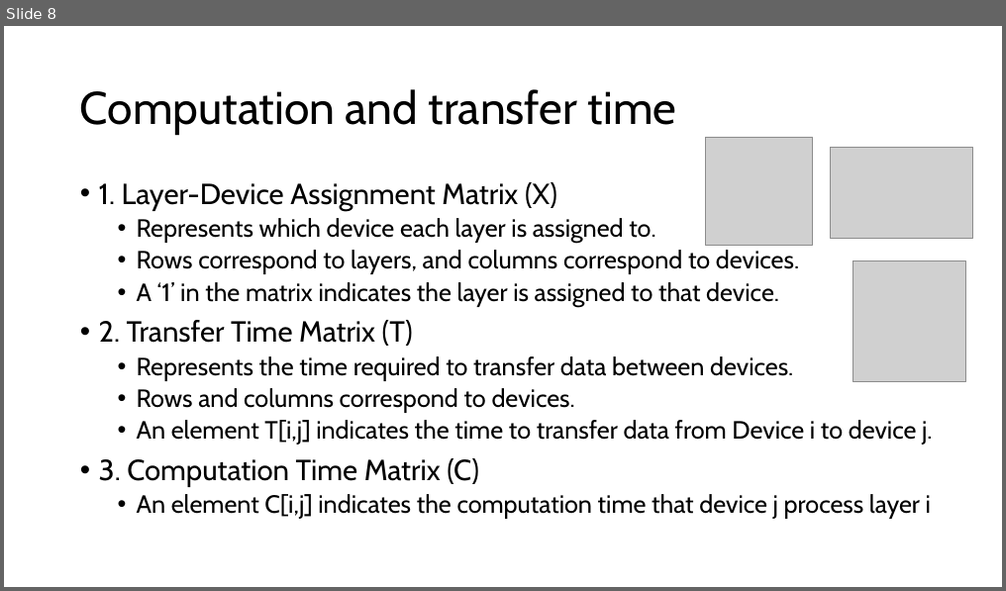
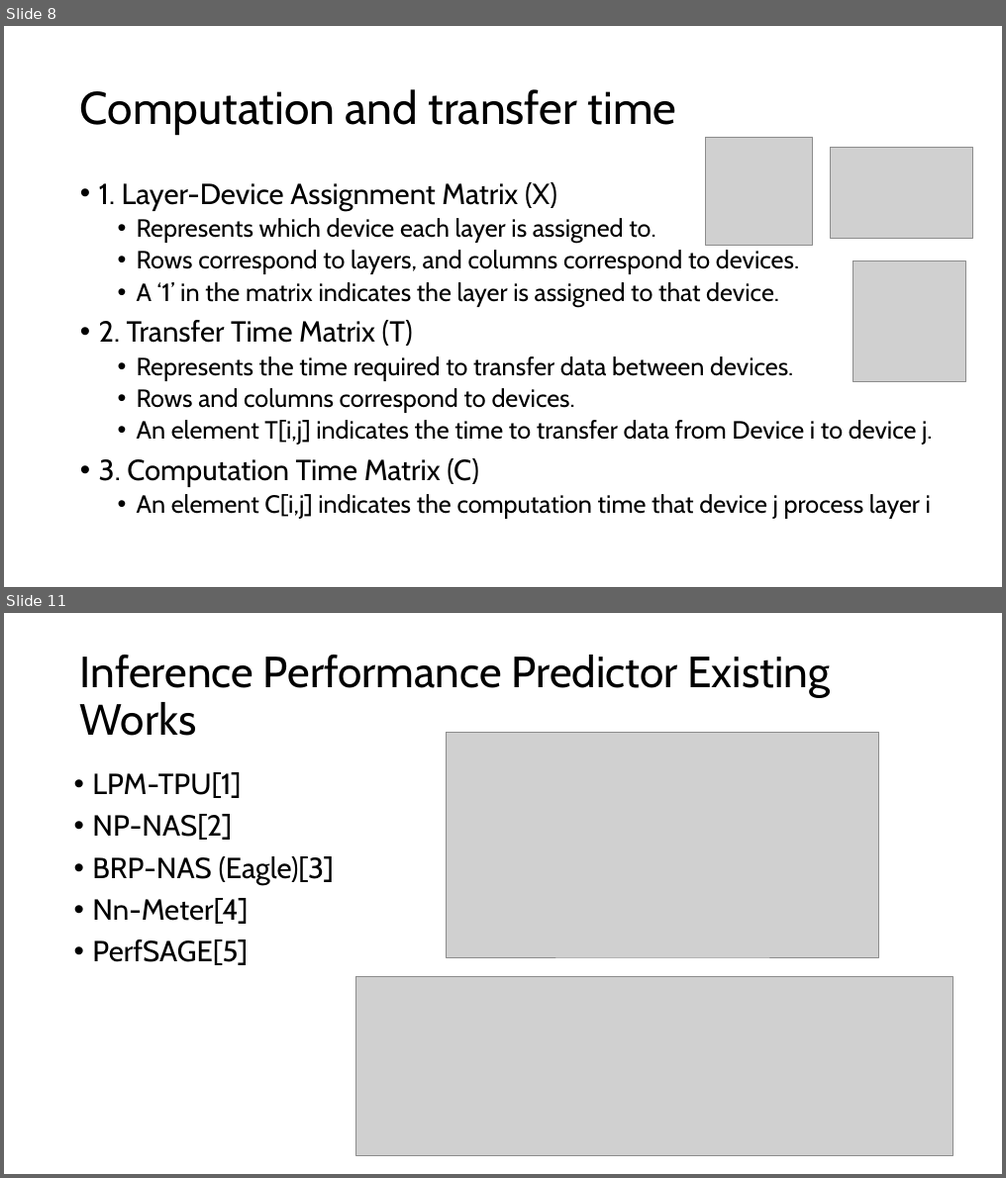
Before and after one commit to GXG-CS/on_device_learning, a slide deck: micro-network-project.pptx. Shown one above the other, each under a label of ours: slide 8 before the commit, slides 8 and 11 after it; the slides between them are not shown. The pictures are 1006x591 and 1006x1178 pixels, drawn with LibreOffice and Linux fonts; fonts in the diff are those of the drawing; grey boxes stand for pictures. Boxes give left, top, right and bottom in pixels: in the first picture for what was removed or moved away, otherwise in the second. Text is boxed around its words. In the diff, an @@ line names an element or a change of style, - is before the commit and + after.

Commit message:
tinymlPerf

```diff
--- a/micro-network-project.pptx
+++ b/micro-network-project.pptx
@@ slide 11 added at (x1=4, y1=613, x2=1002, y2=1174), background #FFFFFF @@
@@ title added at (x1=80, y1=655, x2=831, y2=736), 42 pt, text #000000 @@
+Inference Performance Predictor Existing Works
@@ picture added at (x1=447, y1=732, x2=879, y2=958) @@
@@ text added at (x1=92, y1=772, x2=334, y2=965), 28 pt, text #000000 @@
+• LPM-TPU[1]
+• NP-NAS[2]
+• BRP-NAS (Eagle)[3]
+• Nn-Meter[4]
+• PerfSAGE[5]
@@ picture added at (x1=356, y1=976, x2=953, y2=1156) @@
```
Also in this commit, not shown: 2 slides changed, 3 other slides added, 1 slide removed, 7 other files.
